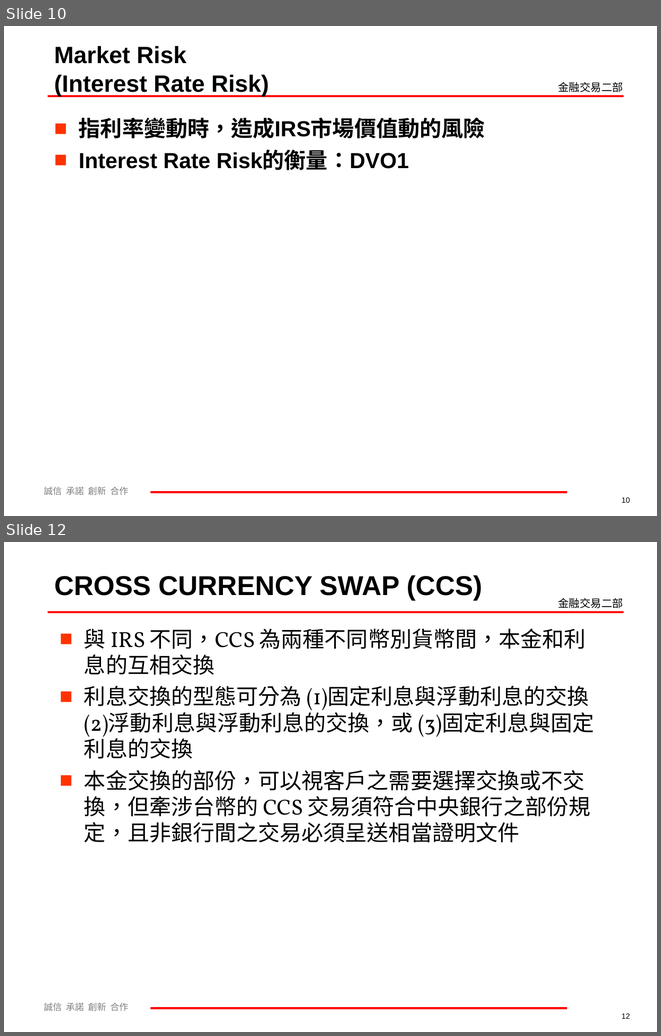
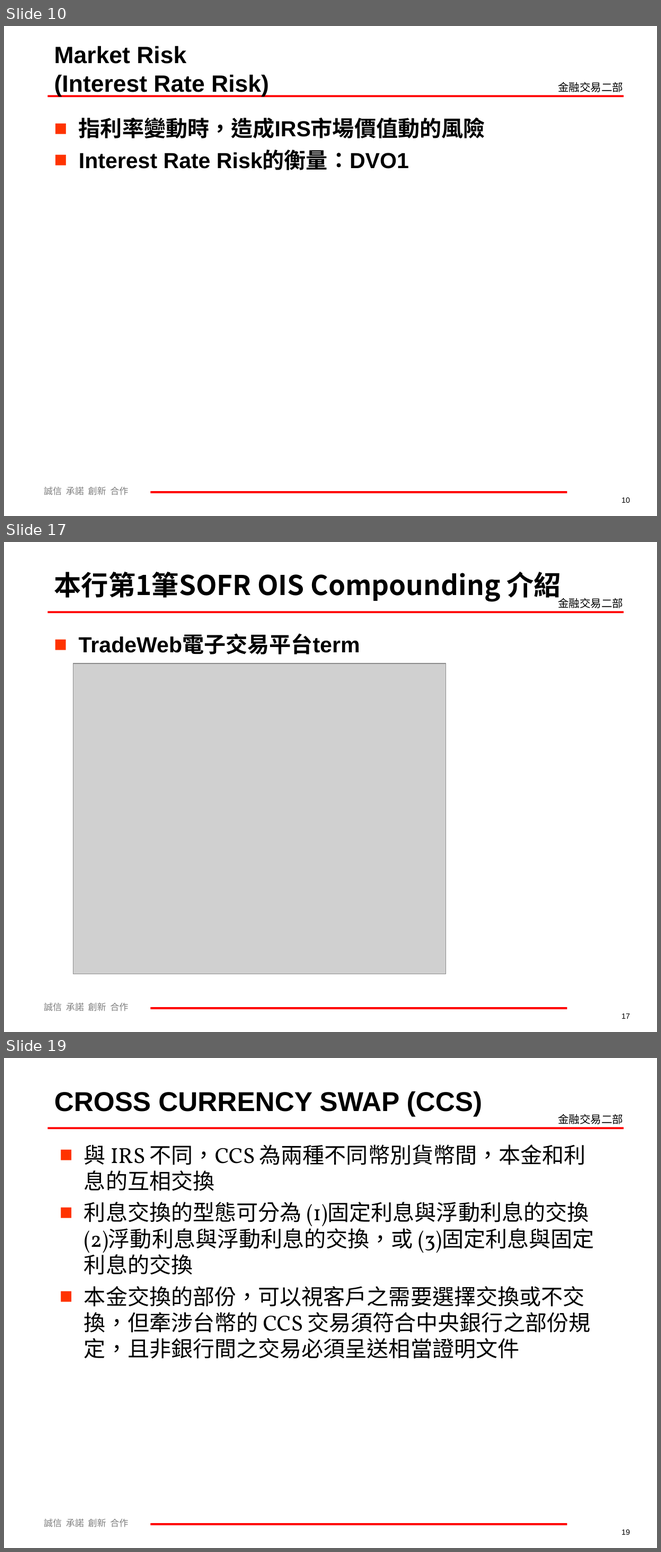
Before and after one commit to mark838308/Mark-Wang, a slide deck: 利率及衍生性商品介紹60分鐘課程.ppt. Shown one above the other, each under a label of ours: slides 10 and 12 before the commit, slides 10, 17 and 19 after it; the slides between them are not shown. The pictures are 661x1036 and 661x1552 pixels, drawn with LibreOffice and Linux fonts; fonts in the diff are those of the drawing; grey boxes stand for pictures; background and template pictures are left out. Boxes give left, top, right and bottom in pixels: in the first picture for what was removed or moved away, otherwise in the second. Text is boxed around its words. In the diff, an @@ line names an element or a change of style, - is before the commit and + after.

```diff
--- a/利率及衍生性商品介紹60分鐘課程.ppt
+++ b/利率及衍生性商品介紹60分鐘課程.ppt
@@ slide 17 added at <box>4,542,657,1032</box>, background #FFFFFF; not listed: 4 template elements that a slide beside it also shows @@
@@ title added at <box>54,572,562,602</box>, 30 pt, text #000000, bold @@
+本行第1筆SOFR OIS Compounding 介紹
@@ text added at <box>79,635,360,654</box>, 24 pt, text #000000, bold @@
+■ TradeWeb電子交易平台term
@@ picture added at <box>73,663,445,973</box> @@
@@ page number added at <box>621,1013,630,1018</box>, 8.4 pt, text #000000 @@
+17
@@ what was slide 12 is now slide 19 @@
@@ page number at <box>621,1529,630,1534</box>: text changed @@
-12
+19
```
Also in this commit, not shown: 6 slides changed, 6 other slides added.
